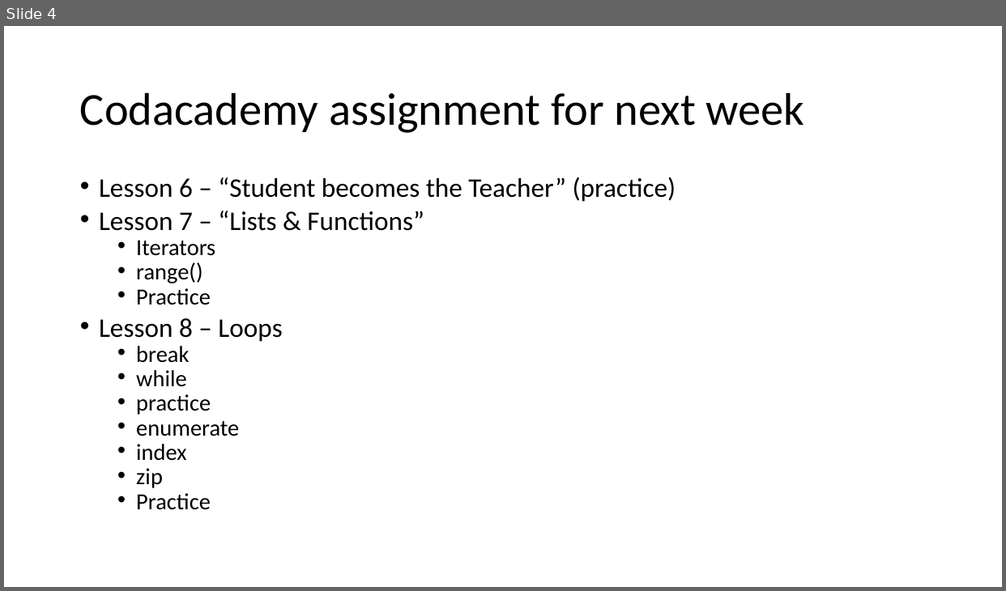
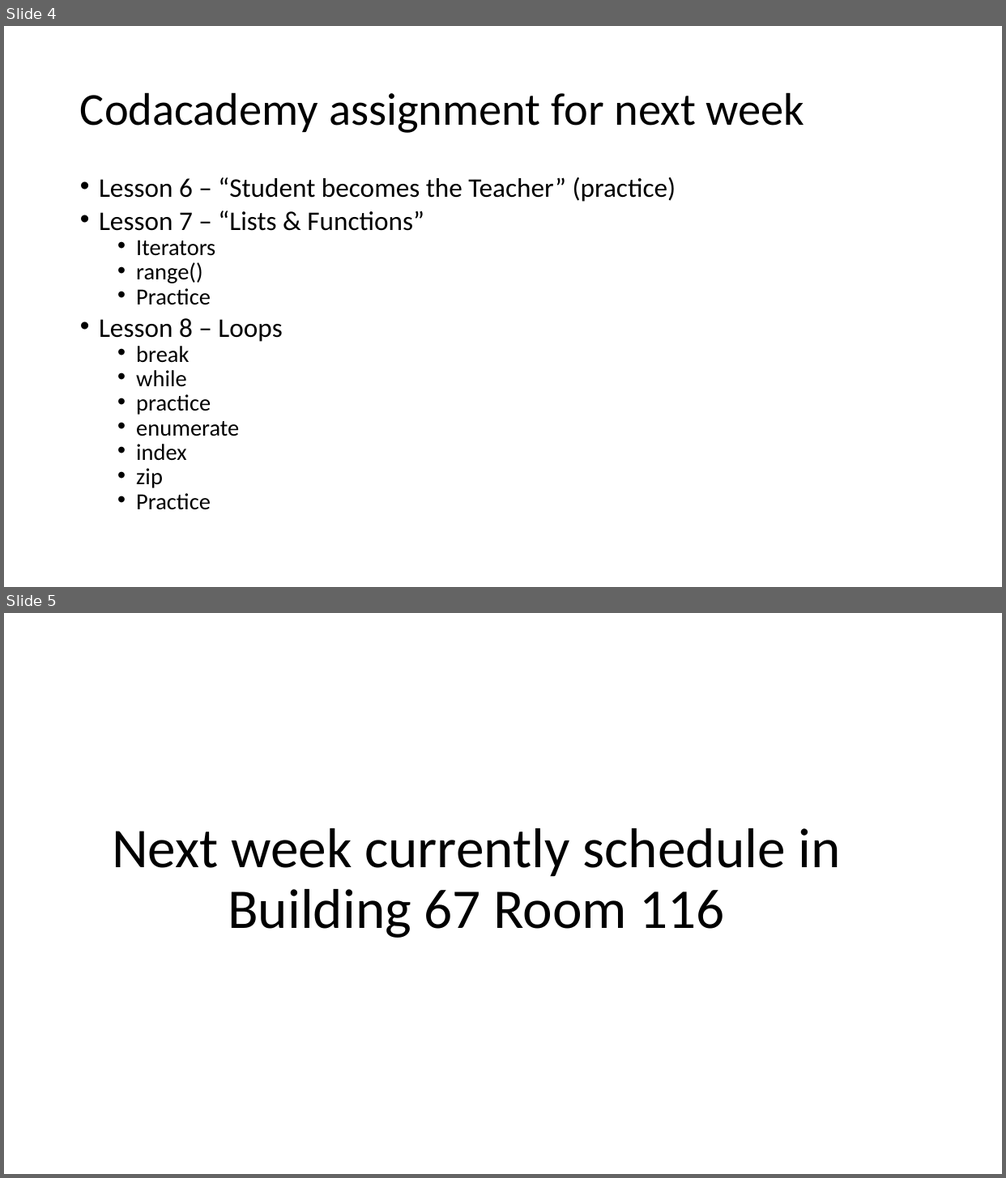
Before and after one commit to jbousquin/py_workgroup, a slide deck: slides/GED_Python_Workgroup_2020_03_04.pptx. Shown one above the other, each under a label of ours: slide 4 before the commit, slides 4 and 5 after it. The pictures are 1006x591 and 1006x1178 pixels, drawn with LibreOffice and Linux fonts; fonts in the diff are those of the drawing. Boxes give left, top, right and bottom in pixels: in the first picture for what was removed or moved away, otherwise in the second. Text is boxed around its words. In the diff, an @@ line names an element or a change of style, - is before the commit and + after.

Commit message:
Added slide about next meeting

```diff
--- a/slides/GED_Python_Workgroup_2020_03_04.pptx
+++ b/slides/GED_Python_Workgroup_2020_03_04.pptx
@@ slide 5 added at (4, 613, 1002, 1174), background #FFFFFF @@
@@ title added at (112, 828, 840, 938), 54 pt, text #000000 @@
+Next week currently schedule in Building 67 Room 116
```
Also in this commit, not shown: 1 slide changed.
